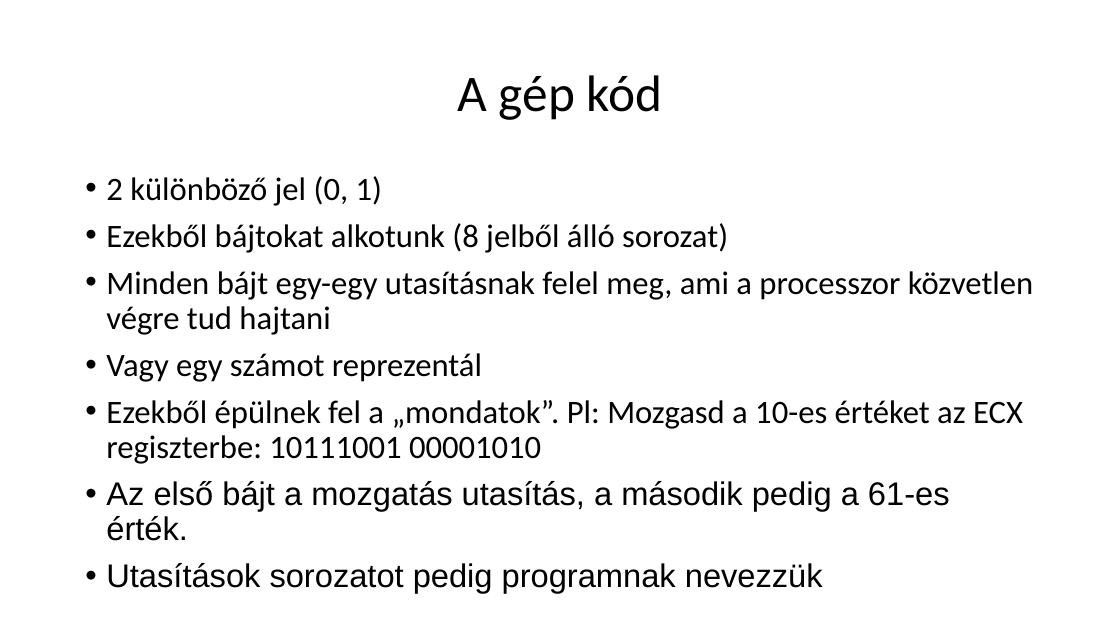
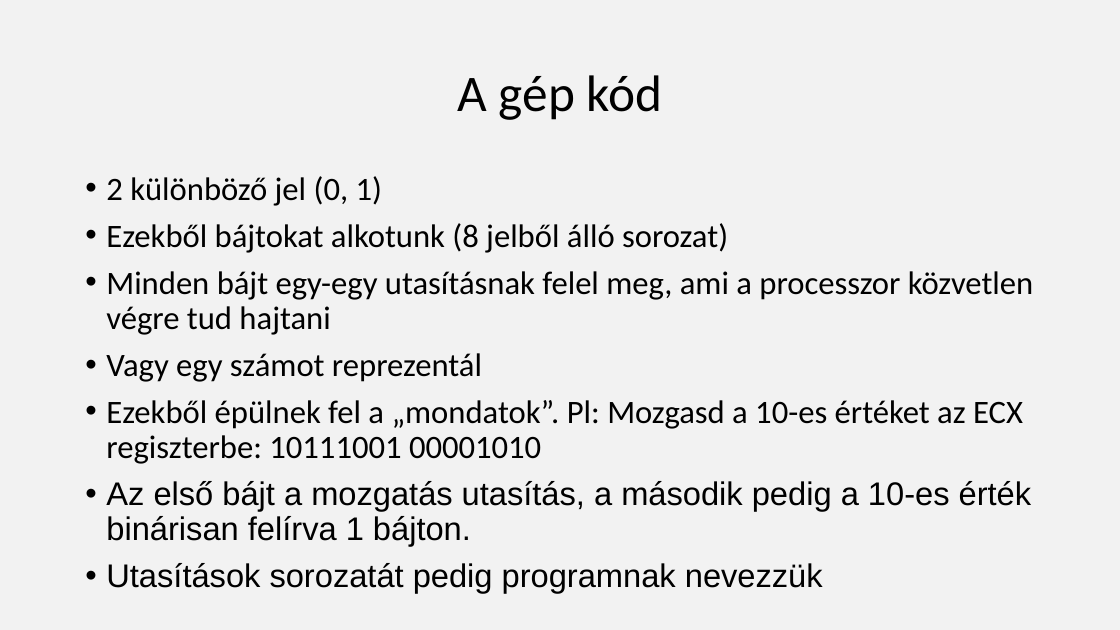
Before and after one commit to nagyandras95/Egyetem, a slide deck: slide 5 of efop/03/Absztakciós szintek a programozásban.pptx. Drawn at 1120x630 pixels with LibreOffice and Linux fonts; fonts in the diff are those of the drawing. Boxes give left, top, right and bottom in pixels: in the first picture for what was removed or moved away, otherwise in the second. Text is boxed around its words. In the diff, an @@ line names an element or a change of style, - is before the commit and + after.

```diff
--- a/efop/03/Absztakciós szintek a programozásban.pptx
+++ b/efop/03/Absztakciós szintek a programozásban.pptx
@@ background #FFFFFF to #E7E6E6 at 50% opacity @@
@@ text at (106,481,1032,593): text changed @@
-• Az első bájt a mozgatás utasítás, a második pedig a 61-es érték.
-• Utasítások sorozatot pedig programnak nevezzük
+• Az első bájt a mozgatás utasítás, a második pedig a 10-es érték binárisan felírva 1 bájton.
+• Utasítások sorozatát pedig programnak nevezzük
```
Also in this commit, not shown: 14 other slides changed, 2 slides added.
